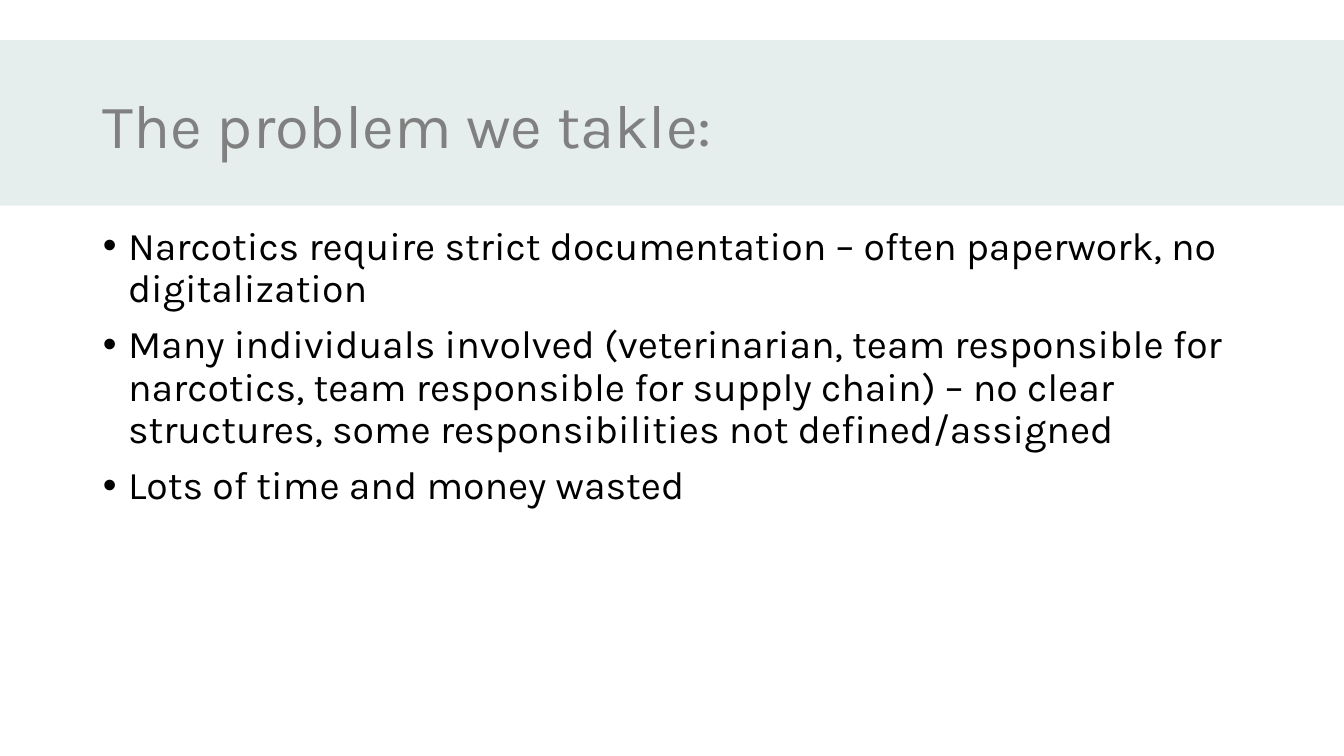
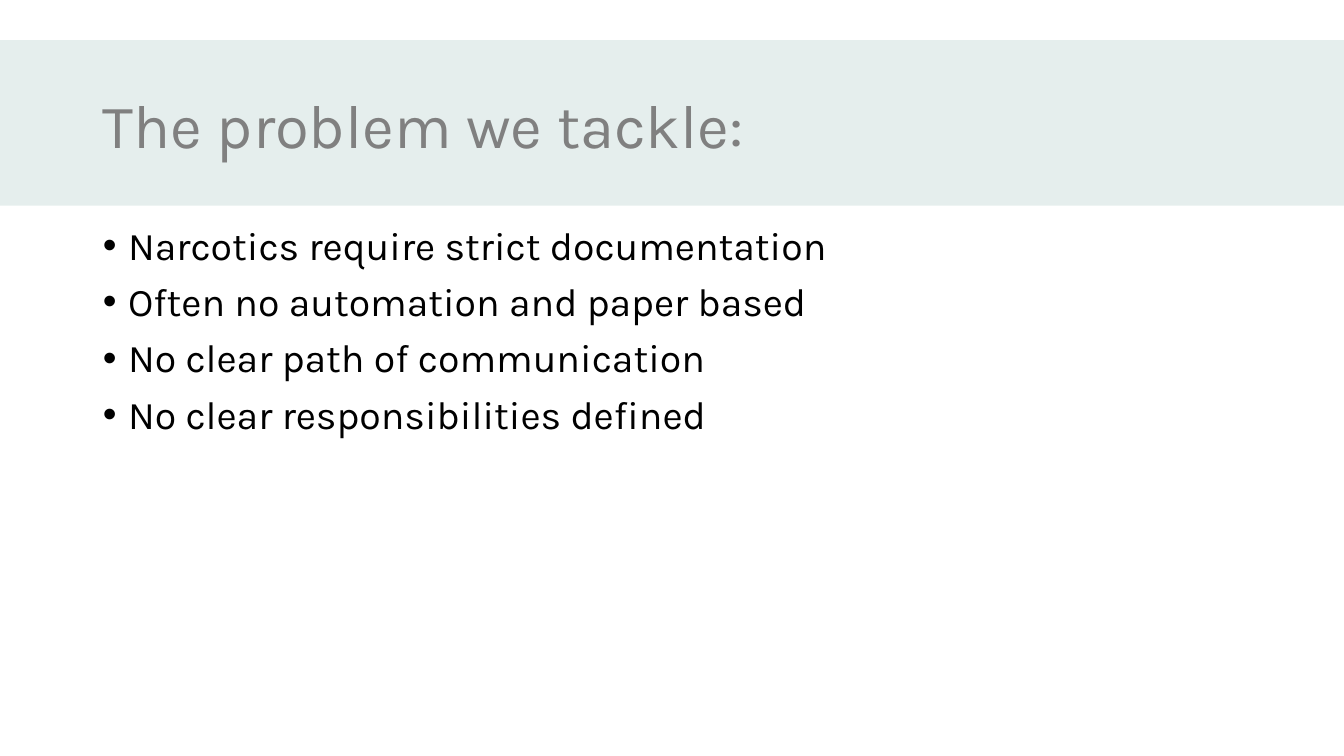
Before and after one commit to DigiBP/AS24TeamVector, a slide deck: slide 2 of presentation and documentation/Narcovet.pptx. Drawn at 1344x756 pixels with LibreOffice and Linux fonts; fonts in the diff are those of the drawing; background and template pictures are left out. Boxes give left, top, right and bottom in pixels: in the first picture for what was removed or moved away, otherwise in the second. Text is boxed around its words. In the diff, an @@ line names an element or a change of style, - is before the commit and + after.

Commit message:
added some finished slides

```diff
--- a/presentation and documentation/Narcovet.pptx
+++ b/presentation and documentation/Narcovet.pptx
@@ title at (x1=103, y1=106, x2=743, y2=163): text changed @@
-The problem we takle:
+The problem we tackle:
@@ text at (x1=128, y1=233, x2=827, y2=439): text changed @@
-• Narcotics require strict documentation – often paperwork, no digitalization
-• Many individuals involved (veterinarian, team responsible for narcotics, team responsible for supply chain) – no clear structures, some responsibilities not defined/assigned
-• Lots of time and money wasted
+• Narcotics require strict documentation
+• Often no automation and paper based
+• No clear path of communication
+• No clear responsibilities defined
```
Also in this commit, not shown: 3 other slides changed, 2 slides removed.
